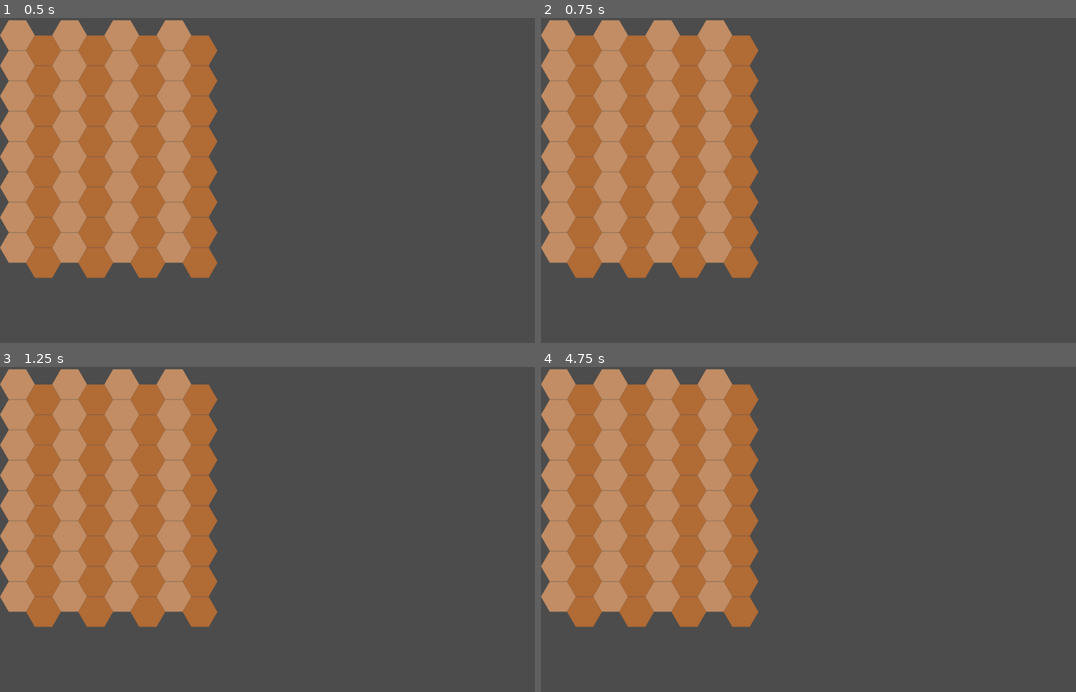
Above: before the commit, frames 1-4 (two rows, left to right).
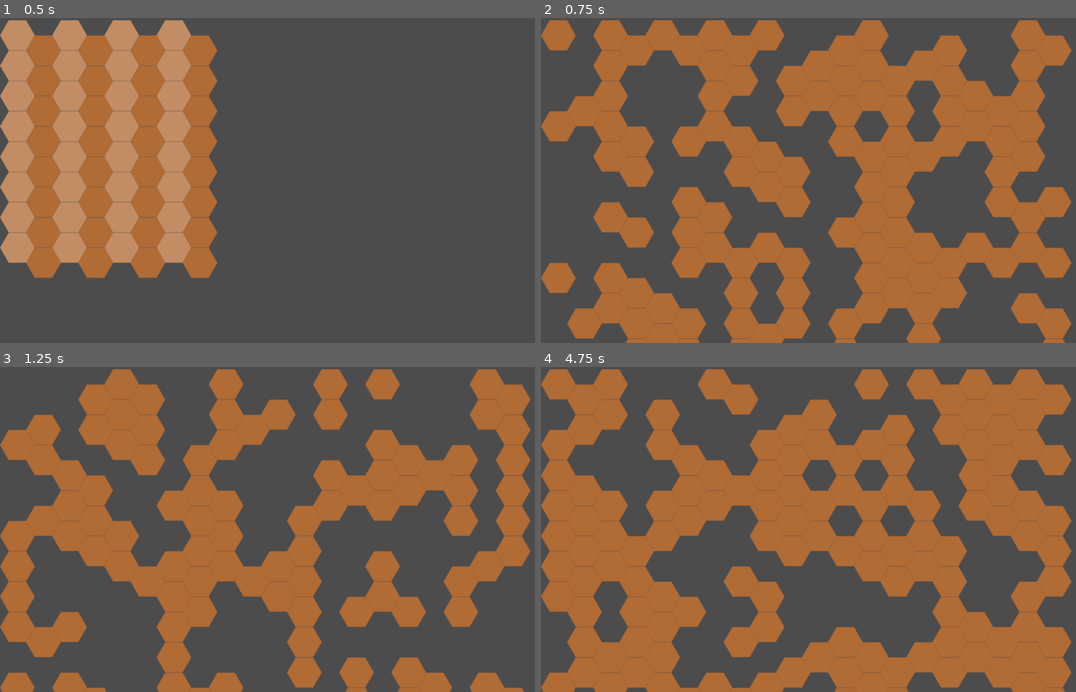
Above: after the commit, the same moments.

Repository: ra314/psiloi
Game: Godot game, scene res://Scenes/Main.tscn
The game is run twice, just before and just after one commit, with the same random seed, the same clock (stepped at 60 frames per second) and the same inputs.
Inputs (mouse positions are in pixels of both pictures, inside the frame that each line leads up to):
- Up to frame 1 (0.5 s): no input
- Up to frame 2 (0.75 s): tap Enter at 0.5 s; move the mouse to (942, 164) at 0.52 s; tap Space (ui_select) at 0.6 s
- Up to frame 3 (1.25 s): tap Space (ui_select) at 0.77, 1.07 s
- Up to frame 4 (4.75 s): move the mouse to (706, 545) at 1.27 s; tap Space (ui_select) at 1.35, 1.52, 1.82, 2.1, 2.75, 2.85, 3.02, 3.32, 3.6, 3.77, 4.07, 4.35, 4.52 s; move the mouse to (872, 458) at 2.02 s; move the mouse to (792, 594) at 2.77 s; move the mouse to (985, 578) at 3.52 s; move the mouse to (653, 480) at 4.27 s

Frame 1 is identical in both runs. In frame 2, 59% of the frame differs, in the area x 0-100%, y 0-100%; in frame 3, 48%; in frame 4, 62%.
Error before the commit: Invalid call. Nonexistent function 'N (via call)' in base 'Node2D (Main.gd)'. (res://Scenes/Main.gd:25)

Commit message:
Added perlin noise random level generation.

Diff:
--- a/Scenes/Main.gd
+++ b/Scenes/Main.gd
@@ -9,8 +9,9 @@
 	#var mouse_offset: Vector2 = Vector2(-11,-6)
 	if event.is_action_released("ui_select"):
 		var grid_pos: Vector2 = $TileMap.world_to_map(get_global_mouse_position())
-		print(get_surrounding_tiles(grid_pos))
-		highlight_tiles(get_surrounding_tiles(grid_pos))
+		print(Navigator.get_surrounding_tiles(grid_pos))
+		highlight_tiles(Navigator.get_surrounding_tiles(grid_pos))
+		LevelGenerator.apply_random_level($TileMap)
 
 func highlight_tile(grid_position: Vector2) -> void:
 	$TileMap.set_cell(grid_position.x, grid_position.y, 1)
@@ -18,9 +19,3 @@
 func highlight_tiles(grid_positions: Array) -> void:
 	for grid_position in grid_positions:
 		highlight_tile(grid_position)
-
-func get_surrounding_tiles(grid_pos: Vector2) -> Array:
-	var grid_positions = []
-	for dir in Directions.DIR_ALL:
-		grid_positions.append(call(dir, grid_pos))
-	return grid_positions
--- a/Scripts/Directions.gd
+++ /dev/null
@@ -1,29 +0,0 @@
-class_name Directions
-
-const DIR_ALL = ["N", "S", "SE", "NW", "SW", "NE"]
-
-func N(grid_pos: Vector2) -> Vector2:
-	return grid_pos + Vector2(0,-1)
-
-func S(grid_pos: Vector2) -> Vector2:
-	return grid_pos + Vector2(0,1)
-
-func SE(grid_pos: Vector2) -> Vector2:
-	if int(grid_pos.x)%2 == 0:
-		return grid_pos + Vector2(1,0)
-	return grid_pos + Vector2(1,1)
-
-func NW(grid_pos: Vector2) -> Vector2:
-	if int(grid_pos.x)%2 == 0:
-		return grid_pos + Vector2(-1,-1)
-	return grid_pos + Vector2(-1,0)
-
-func SW(grid_pos: Vector2) -> Vector2:
-	if int(grid_pos.x)%2 == 0:
-		return grid_pos + Vector2(-1,0)
-	return grid_pos + Vector2(-1,1)
-
-func NE(grid_pos: Vector2) -> Vector2:
-	if int(grid_pos.x)%2 == 0:
-		return grid_pos + Vector2(1,-1)
-	return grid_pos + Vector2(1,0)
--- /dev/null
+++ b/Scripts/LevelGenerator.gd
@@ -0,0 +1,54 @@
+class_name LevelGenerator
+
+const LEVEL_SIZE = Vector2(20,20)
+
+static func init_noise() -> OpenSimplexNoise:
+	var noise = OpenSimplexNoise.new()
+	noise.seed = randi()
+	noise.octaves = 4
+	noise.period = 2
+	noise.persistence = 0.8
+	return noise
+
+static func get_2d_noise_array(noise: OpenSimplexNoise, size: Vector2) -> Array:
+	var noise_array = []
+	for i in range(size.x):
+		noise_array.append([])
+		for j in range(size.y):
+			noise_array[i].append(noise.get_noise_2d(i,j))
+	return noise_array
+
+# Normalize a 2D Array to between 0 and 1
+static func normalize_level(level: Array) -> Array:
+	var normalized_level = level.duplicate(true)
+	var lowest = INF
+	var highest = -INF
+	for row in normalized_level:
+		lowest = min(lowest, row.min())
+		highest = max(highest, row.max())
+	for i in range(len(normalized_level)):
+		for j in range(len(normalized_level[0])):
+			normalized_level[i][j] -= lowest
+			normalized_level[i][j] /= abs(highest-lowest)
+	return normalized_level
+
+static func cast_and_round_level_to_ints(level: Array) -> Array:
+	print(level)
+	var integerized_level = level.duplicate(true)
+	for i in range(len(integerized_level)):
+		for j in range(len(integerized_level[0])):
+			integerized_level[i][j] = int(round(integerized_level[i][j]))
+	return integerized_level
+
+# Returns a 2D array of ints. Either 0 or 1.
+static func generate_level() -> Array:
+	var noise = init_noise()
+	var two_d_noise_array = get_2d_noise_array(noise, LEVEL_SIZE)
+	var normalized_level = normalize_level(two_d_noise_array)
+	return cast_and_round_level_to_ints(normalized_level)
+
+static func apply_random_level(tilemap: TileMap) -> void:
+	var procedural_level = generate_level()
+	for i in range(len(procedural_level)):
+		for j in range(len(procedural_level[0])):
+			tilemap.set_cell(i, j, procedural_level[i][j])
--- /dev/null
+++ b/Scripts/Navigator.gd
@@ -0,0 +1,39 @@
+class_name Navigator
+
+const DIR_ALL = ["N", "S", "SE", "NW", "SW", "NE"]
+
+static func N(grid_pos: Vector2) -> Vector2:
+	return grid_pos + Vector2(0,-1)
+
+static func S(grid_pos: Vector2) -> Vector2:
+	return grid_pos + Vector2(0,1)
+
+static func SE(grid_pos: Vector2) -> Vector2:
+	if int(grid_pos.x)%2 == 0:
+		return grid_pos + Vector2(1,0)
+	return grid_pos + Vector2(1,1)
+
+static func NW(grid_pos: Vector2) -> Vector2:
+	if int(grid_pos.x)%2 == 0:
+		return grid_pos + Vector2(-1,-1)
+	return grid_pos + Vector2(-1,0)
+
+static func SW(grid_pos: Vector2) -> Vector2:
+	if int(grid_pos.x)%2 == 0:
+		return grid_pos + Vector2(-1,0)
+	return grid_pos + Vector2(-1,1)
+
+static func NE(grid_pos: Vector2) -> Vector2:
+	if int(grid_pos.x)%2 == 0:
+		return grid_pos + Vector2(1,-1)
+	return grid_pos + Vector2(1,0)
+
+static func get_surrounding_tiles(grid_pos: Vector2) -> Array:
+	var grid_positions = []
+	grid_positions.append(N(grid_pos))
+	grid_positions.append(S(grid_pos))
+	grid_positions.append(NE(grid_pos))
+	grid_positions.append(NW(grid_pos))
+	grid_positions.append(SE(grid_pos))
+	grid_positions.append(SW(grid_pos))
+	return grid_positions
--- a/project.godot
+++ b/project.godot
@@ -10,12 +10,18 @@
 
 _global_script_classes=[ {
 "base": "Reference",
-"class": "Directions",
+"class": "LevelGenerator",
 "language": "GDScript",
-"path": "res://Scripts/Directions.gd"
+"path": "res://Scripts/LevelGenerator.gd"
+}, {
+"base": "Reference",
+"class": "Navigator",
+"language": "GDScript",
+"path": "res://Scripts/Navigator.gd"
 } ]
 _global_script_class_icons={
-"Directions": ""
+"LevelGenerator": "",
+"Navigator": ""
 }
 
 [application]
